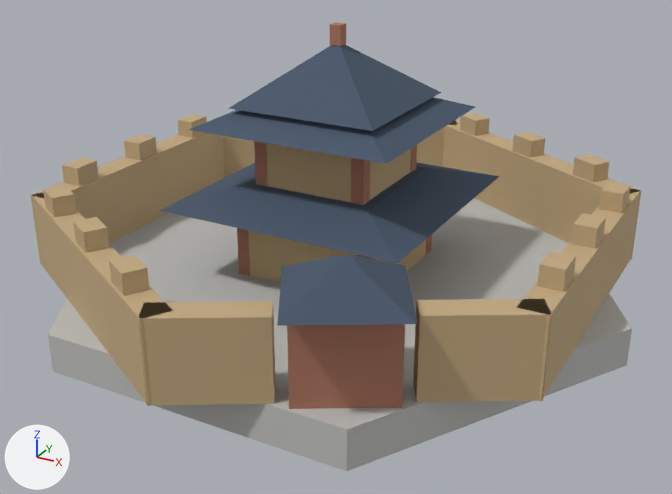
What one commit did to the glTF model SanguoSLG.Game/assets/models/castle-small.glb.
Before and after are seen from a camera (50 mm lens) standing at (1.337, -2.444, 1.392) and looking at (0.043, -0.091, 0.216). The axes (+X, +Y, +Z) are drawn at lower left. The lights are the same throughout. The first picture is the older version. Where no turn or scale is listed for an object, it has been applied to the vertices.

Objects in the first picture: 'b0_eave0', 'b0_roof', 'b0_topeave', 'gate5', 'gate_roof5', 'platform0', 'wall0', 'wall1', 'wall3', 'wall4', 'wall5_-1', 'wall5_1' and 21 more.
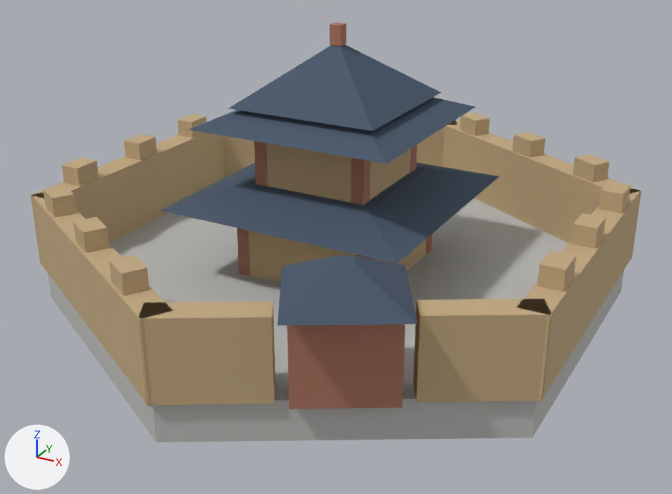
Pixel boxes (x1, y1, x2, y2) of what changed, in the pictures (672 x 494 px):
'platform0', turned: before (48, 198, 632, 471); after (48, 198, 624, 442)

What the commit changed:
Object 'platform0' (ob_platform0) turns from (0, 0, 90) to (0, 0, 0) degrees about x, y and z.
